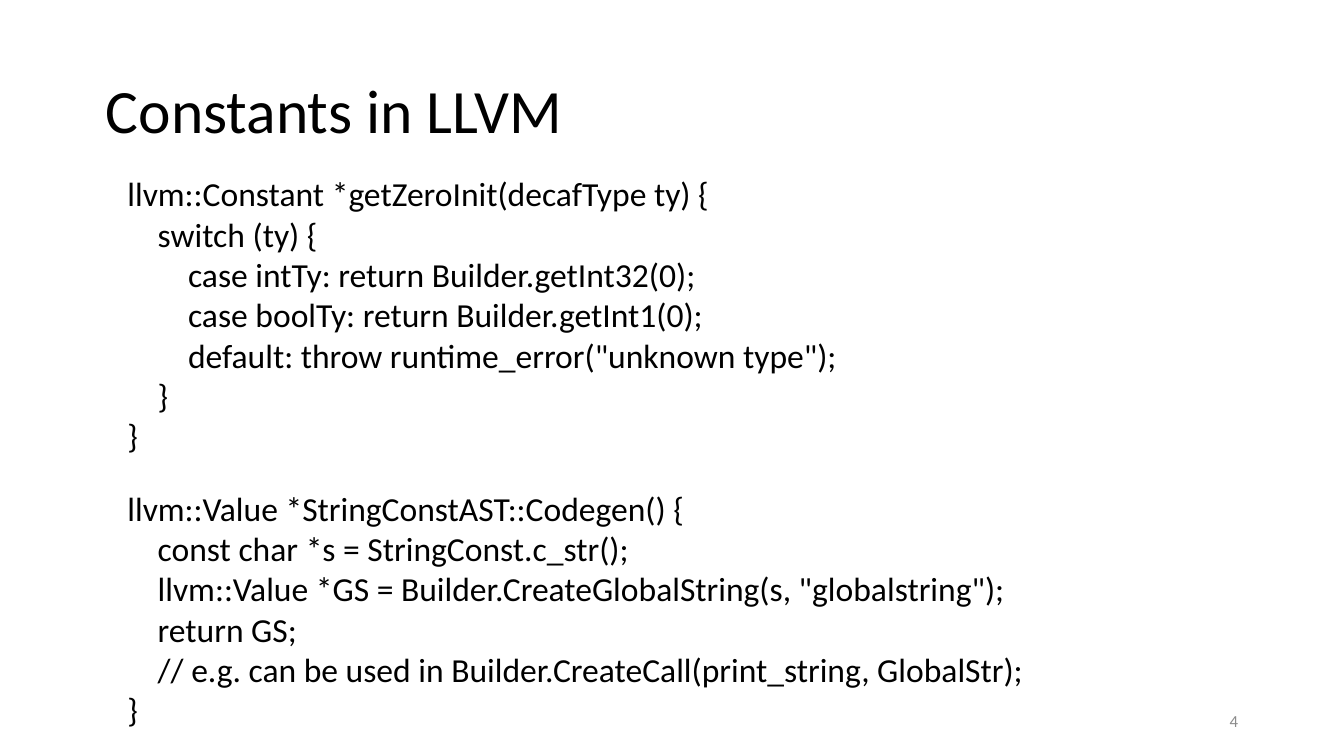
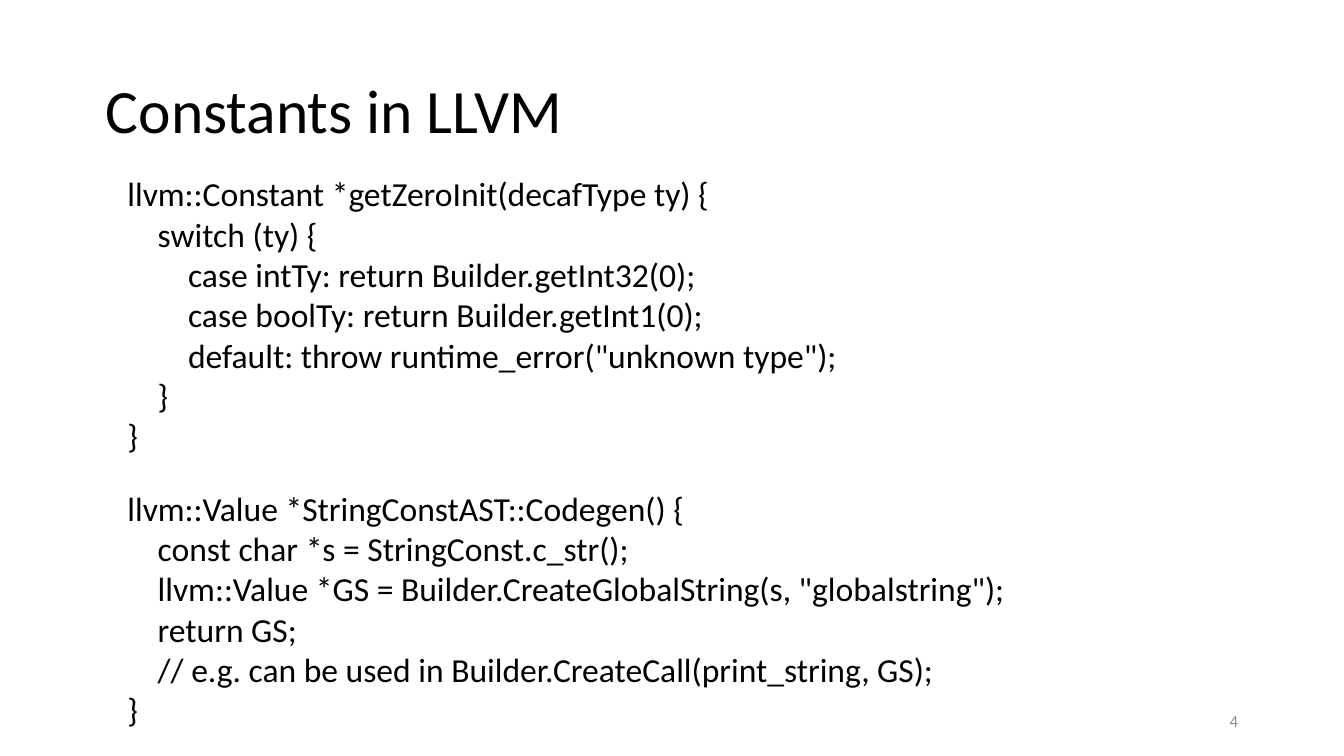
Before and after one commit to anoopsarkar/compilers-class, a slide deck: slide 4 of assets/ppt/codegen/decafLLVM.pptx. Drawn at 1344x756 pixels with LibreOffice and Linux fonts; fonts in the diff are those of the drawing. Boxes give left, top, right and bottom in pixels: in the first picture for what was removed or moved away, otherwise in the second. Text is boxed around its words. In the diff, an @@ line names an element or a change of style, - is before the commit and + after.

Commit message:
update slides

```diff
--- a/assets/ppt/codegen/decafLLVM.pptx
+++ b/assets/ppt/codegen/decafLLVM.pptx
@@ text at (191,657,933,688): text changed @@
-// e.g. can be used in Builder.CreateCall(print_string, GlobalStr);
+// e.g. can be used in Builder.CreateCall(print_string, GS);
```
Also in this commit, not shown: 3 other slides changed, 14 slides added, 2 other files.
